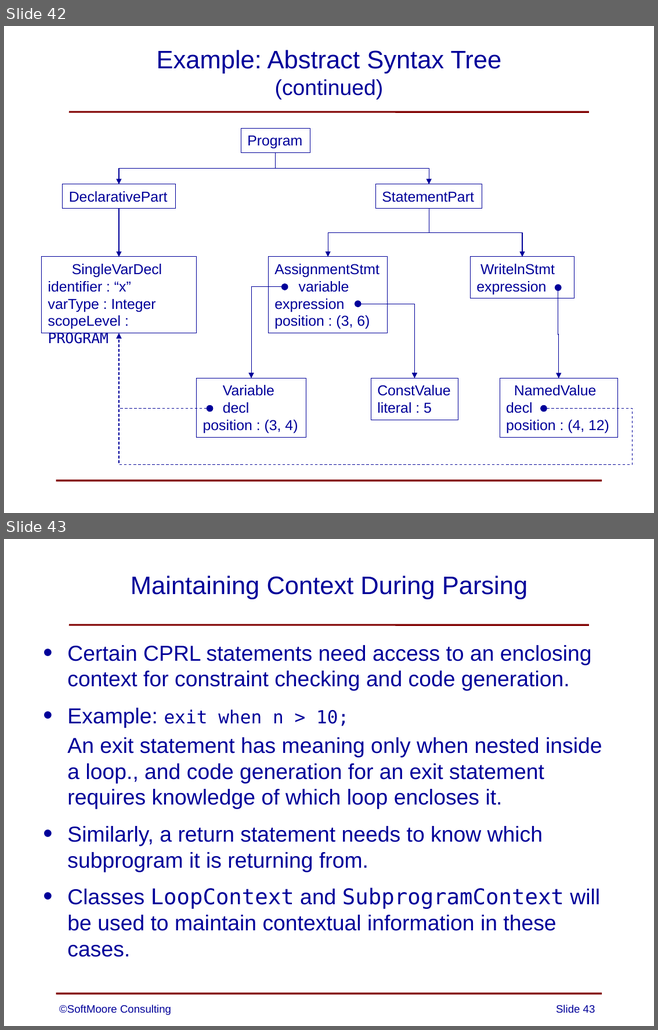
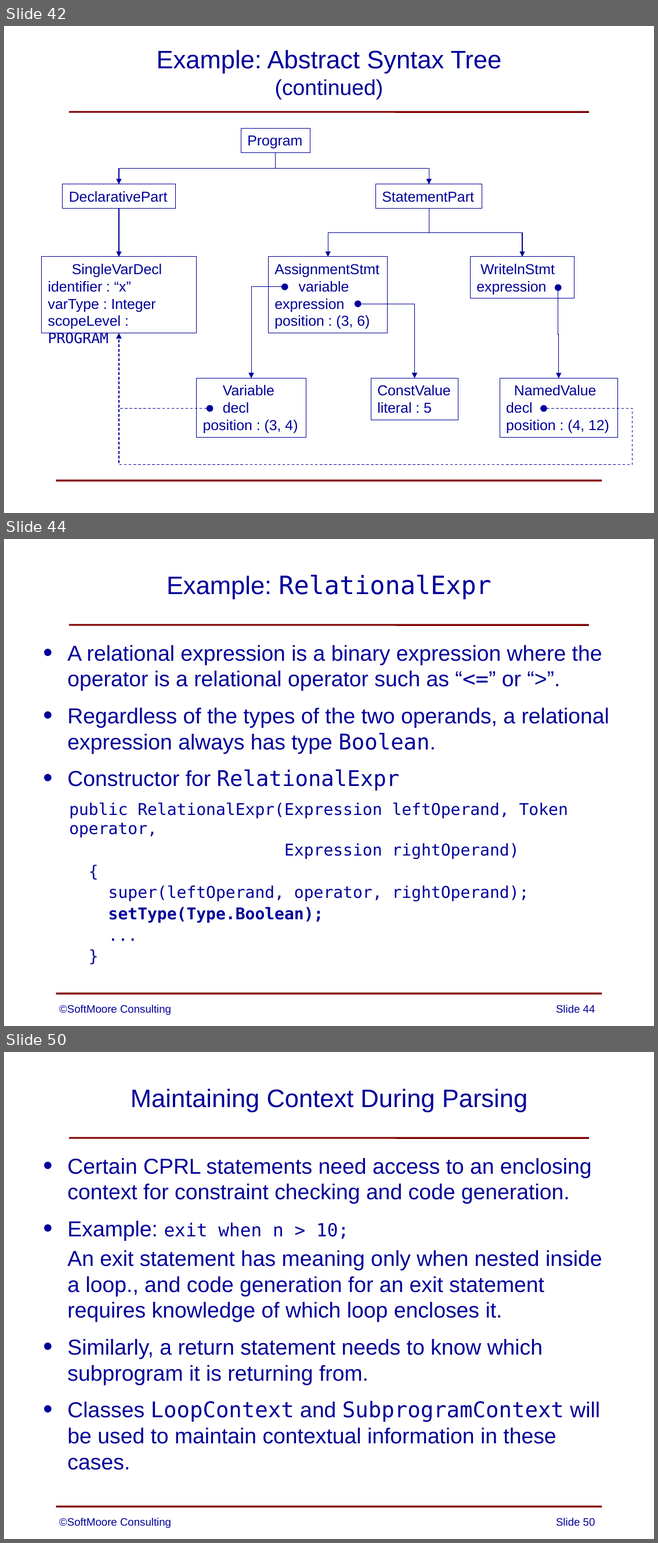
Before and after one commit to SoftMoore/CPRL, a slide deck: PowerPoint Slides/08 - Abstract Syntax Trees.pptx. Shown one above the other, each under a label of ours: slides 42 and 43 before the commit, slides 42, 44 and 50 after it; the slides between them are not shown. The pictures are 658x1030 and 658x1543 pixels, drawn with LibreOffice and Linux fonts; fonts in the diff are those of the drawing. Boxes give left, top, right and bottom in pixels: in the first picture for what was removed or moved away, otherwise in the second. Text is boxed around its words. In the diff, an @@ line names an element or a change of style, - is before the commit and + after.

```diff
--- a/PowerPoint Slides/08 - Abstract Syntax Trees.pptx
+++ b/PowerPoint Slides/08 - Abstract Syntax Trees.pptx
@@ slide 44 added at [4,539,654,1026], background #FFFFFF; not listed: 2 template elements that a slide beside it also shows @@
@@ title added at [166,574,491,599], 28 pt, text #000099 @@
+Example: RelationalExpr
@@ text added at [67,645,609,923], 24 pt, text #000099 @@
+• A relational expression is a binary expression where the operator is a relational operator such as “<=” or “>”.
+• Regardless of the types of the two operands, a relational expression always has type Boolean.
+• Constructor for RelationalExpr
+public RelationalExpr(Expression leftOperand, Token operator,
+Expression rightOperand)
+{
+super(leftOperand, operator, rightOperand);
+setType(Type.Boolean);
+...
+}
@@ text added at [59,1005,171,1015], 12 pt, text #000099 @@
+©SoftMoore Consulting
@@ page number added at [556,1005,595,1013], 12 pt, text #000099 @@
+Slide 44
@@ what was slide 43 is now slide 50 @@
@@ page number at [556,1518,595,1526]: text changed @@
-Slide 43
+Slide 50
```
Also in this commit, not shown: 6 other slides added, 3 other files.
